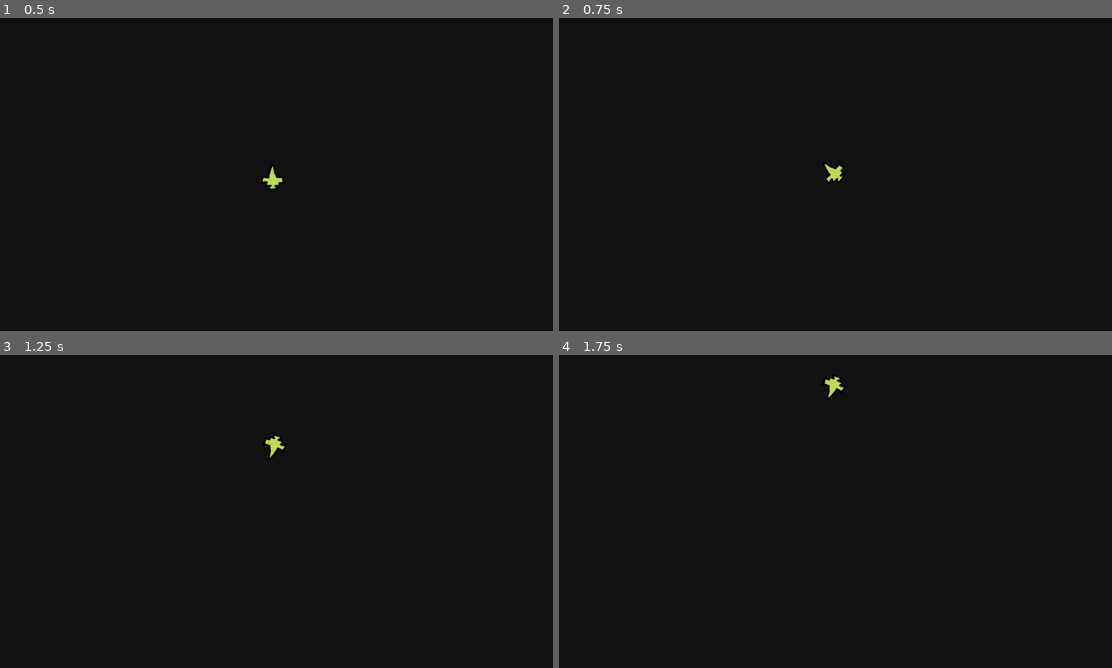
Above: before the commit, frames 1-4 (two rows, left to right).
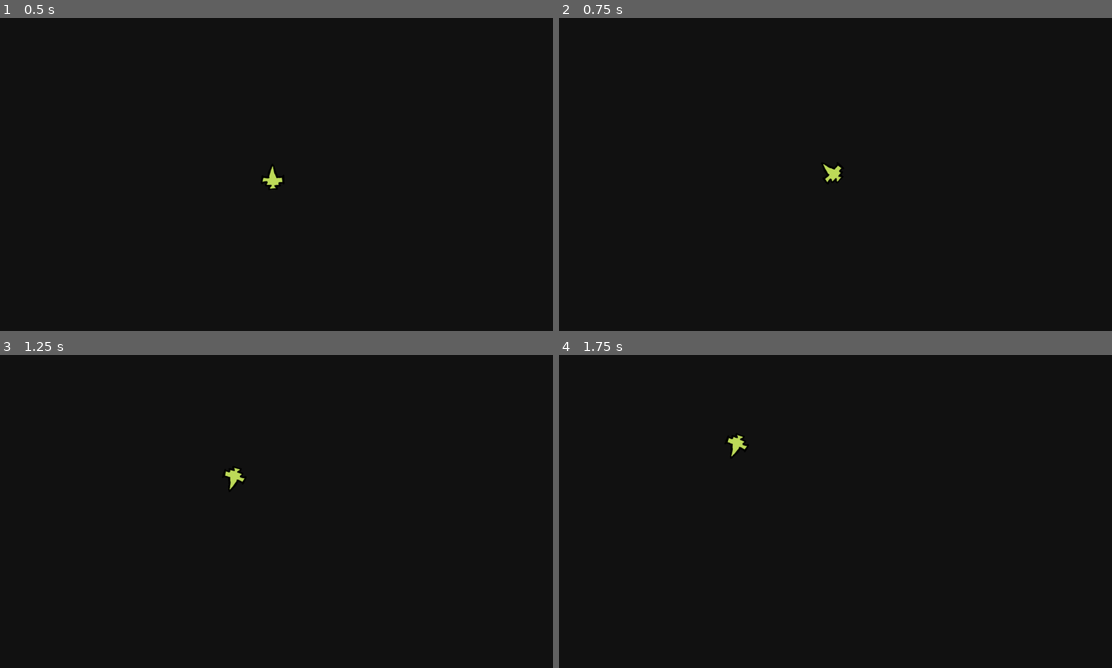
Above: after the commit, the same moments.

Repository: jeanmarc/godot-asteroids
Game: Godot game, scene res://scenes/galaxy.tscn
The game is run twice, just before and just after one commit, with the same random seed, the same clock (stepped at 60 frames per second) and the same inputs.
Inputs:
- Up to frame 1 (0.5 s): no input
- Up to frame 2 (0.75 s): tap Enter at 0.5 s; hold W (forward) from 0.53 s (still down); hold A (rotate_ccw) from 0.53 s (still down)
- Up to frame 3 (1.25 s): keep holding W (forward); keep holding A (rotate_ccw)
- Up to frame 4 (1.75 s): release W (forward) at 1.28 s; release A (rotate_ccw) at 1.28 s; hold S (back) from 1.28 s (still down); tap D (rotate_cw) at 1.35 s

Frame 1 is identical in both runs. In frame 2, less than 0.1% of the frame differs, in the area x 47-52%, y 46-53%; in frame 3, 0.2%, in the area x 40-52%, y 25-44%; in frame 4, 0.2%.

Commit message:
Move in all directions

Diff:
--- a/Game/scripts/player.gd
+++ b/Game/scripts/player.gd
@@ -6,7 +6,7 @@
 
 func _physics_process(delta):
 	var input_vector := Vector2(0, Input.get_axis("forward", "back"))
-	velocity += input_vector * acceleration
+	velocity += input_vector.rotated(rotation) * acceleration
 	velocity = velocity.limit_length(max_speed)
 
 	if Input.is_action_pressed("rotate_cw"):
